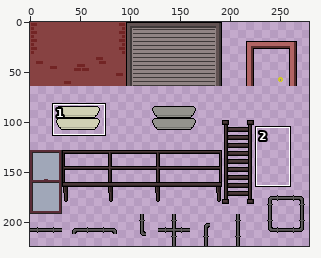
Sprite sheet -- maps/wall.png. The first picture is a wide view before the edit; the outline marks the close-up.
Close-up. Before the edit:
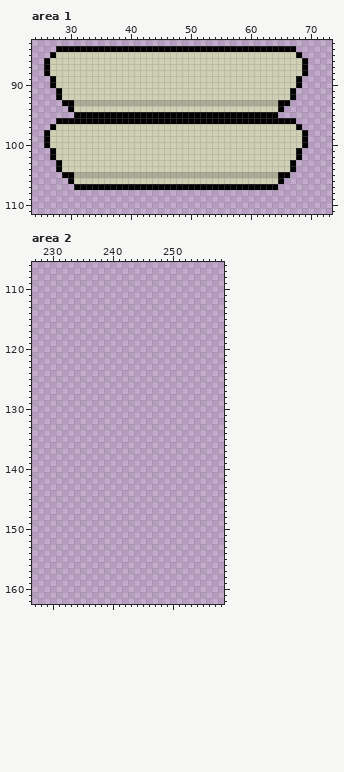
The file is 288x255 pixels. Colours within 5 levels of each other are drawn and written as one. Shown: area 1: x 24..73, y 83..111; area 2: x 227..258, y 106..162. The old version is drawn lined up with the new one, on the new canvas. The wide view leaves out empty margins.
After:
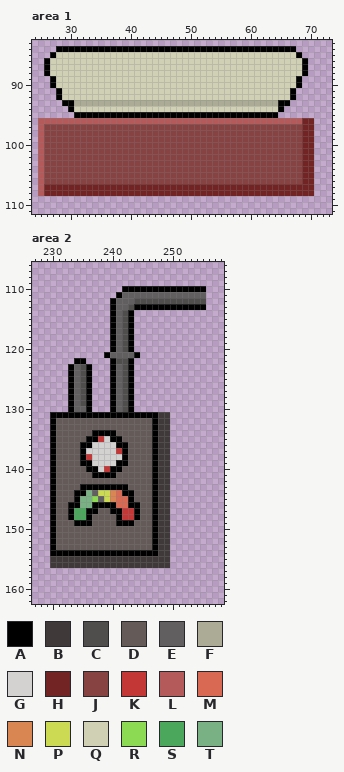
Palette (. is transparent): A #000000  B #3f3939  C #504d4d  D #645b59  E #615f5f  F #acac96  G #d4d1d1  H #722424  J #874242  K #c33737  L #b55a5a  M #d96953  N #d98653  P #cbd953  Q #d0d0b4  R #8cd953  S #4aa75c  T #7ab184
What changed:
canvas 288x255 -> 320x224 (the part of the old canvas that was cut away was empty and is not shown)
Area 1:
y 96: x 25..70 ...AAAAAAAAAAAAAAAAAAAAAAAAAAAAAAAAAAAAAAAA... -> LLLLLLLLLLLLLLLLLLLLLLLLLLLLLLLLLLLLLLLLLLLLHH
y 97: x 25..70 ..AQQQQQQQQQQQQQQQQQQQQQQQQQQQQQQQQQQQQQQQQA.. -> LJJJJJJJJJJJJJJJJJJJJJJJJJJJJJJJJJJJJJJJJJJJHH
y 98..100: x 25..70 .AQQQQQQQQQQQQQQQQQQQQQQQQQQQQQQQQQQQQQQQQQQA. -> LJJJJJJJJJJJJJJJJJJJJJJJJJJJJJJJJJJJJJJJJJJJHH
y 101..102: x 25..70 ..AQQQQQQQQQQQQQQQQQQQQQQQQQQQQQQQQQQQQQQQQA.. -> LJJJJJJJJJJJJJJJJJJJJJJJJJJJJJJJJJJJJJJJJJJJHH
y 103..104: x 25..70 ...AQQQQQQQQQQQQQQQQQQQQQQQQQQQQQQQQQQQQQQA... -> LJJJJJJJJJJJJJJJJJJJJJJJJJJJJJJJJJJJJJJJJJJJHH
y 105: x 25..70 ....AAFFFFFFFFFFFFFFFFFFFFFFFFFFFFFFFFFFAA.... -> LJJJJJJJJJJJJJJJJJJJJJJJJJJJJJJJJJJJJJJJJJJJHH
y 106: x 25..70 .....AQQQQQQQQQQQQQQQQQQQQQQQQQQQQQQQQQQA..... -> LJJJJJJJJJJJJJJJJJJJJJJJJJJJJJJJJJJJJJJJJJJJHH
y 107: x 25..70 ......AAAAAAAAAAAAAAAAAAAAAAAAAAAAAAAAAA...... -> LHHHHHHHHHHHHHHHHHHHHHHHHHHHHHHHHHHHHHHHHHHHHH
y 108: x 25..70 .............................................. -> LHHHHHHHHHHHHHHHHHHHHHHHHHHHHHHHHHHHHHHHHHHHHH
Area 2:
y 110: x 242..255 .............. -> AAAAAAAAAAAAAA
y 111: x 241..255 ............... -> AEEEEEEEEEEEEEE
y 112: x 240..255 ................ -> AEEECCCCCCCCCCCC
y 113: x 240..255 ................ -> AEECAAAAAAAAAAAA
y 114..120: x 240..243 .... -> AECA
y 121: x 239..244 ...... -> AEEEEA
y 122: x 234..235 .. -> AA; x 240..243 .... -> ACCA
y 123..129: x 233..236 .... -> AECA; x 240..243 .... -> AECA
y 130: x 233..236 .... -> AEEA; x 240..243 .... -> AECA
y 131: x 230..249 .................... -> AAAAAAAAAAAAAAAAAABB
y 132..133: x 230..249 .................... -> ADDDDDDDDDDDDDDDDABB
y 134: x 230..249 .................... -> ADDDDDDAAAADDDDDDABB
y 135: x 230..249 .................... -> ADDDDDAAKGAADDDDDABB
y 136: x 230..249 .................... -> ADDDDAAGGGGAADDDDABB
y 137: x 230..249 .................... -> ADDDDAGGGGGKADDDDABB
y 138: x 230..249 .................... -> ADDDDAKGGGGGADDDDABB
y 139: x 230..249 .................... -> ADDDDAAGGGGAADDDDABB
y 140: x 230..249 .................... -> ADDDDDAAGKAADDDDDABB
y 141: x 230..249 .................... -> ADDDDDDAAAADDDDDDABB
y 142: x 230..249 .................... -> ADDDDDDDDDDDDDDDDABB
y 143: x 230..249 .................... -> ADDDDAAAAAAAADDDDABB
y 144: x 230..249 .................... -> ADDDAATEPPNMAADDDABB
y 145: x 230..249 .................... -> ADDDATTREPNMMADDDABB
y 146: x 230..249 .................... -> ADDAATTAAAAMMAADDABB
y 147: x 230..249 .................... -> ADDASSAADDAAKKADDABB
y 148: x 230..249 .................... -> ADDASSADDDDAKKADDABB
y 149: x 230..249 .................... -> ADDDAAADDDDAAADDDABB
y 150..153: x 230..249 .................... -> ADDDDDDDDDDDDDDDDABB
y 154: x 230..249 .................... -> AAAAAAAAAAAAAAAAAABB
y 155..156: x 230..249 .................... -> BBBBBBBBBBBBBBBBBBBB
Boxes around the changes in both close-ups, in picture pixels (x1, y1, x2, y2):
changed: (38, 118, 314, 196)
added: (50, 286, 206, 568)
